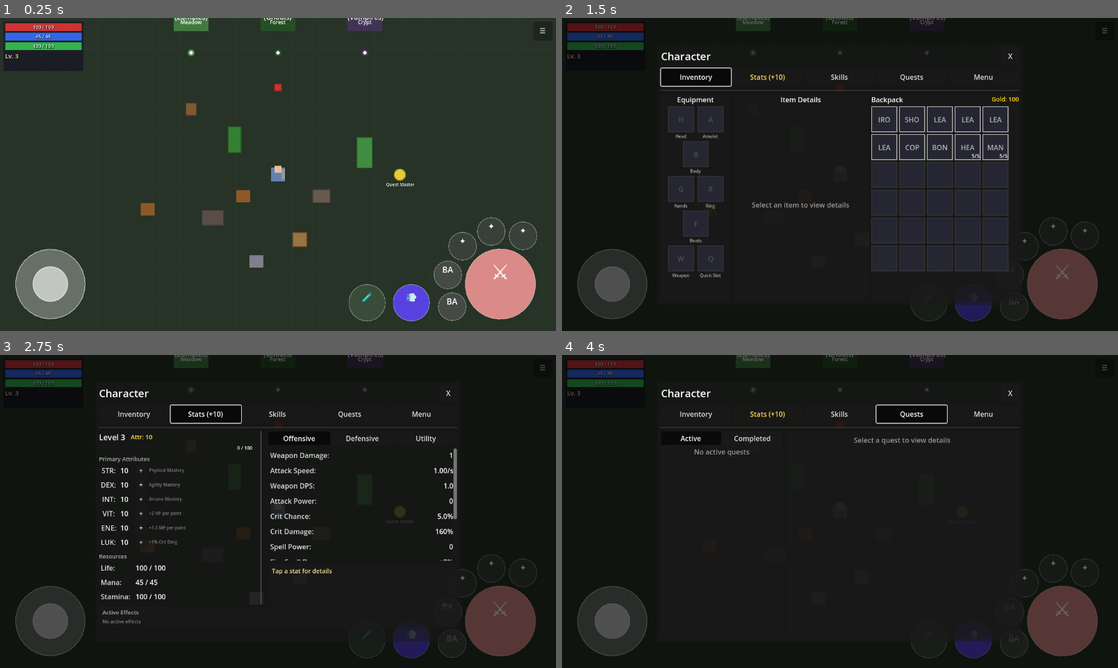
Above: before the commit, frames 1-4 (two rows, left to right).
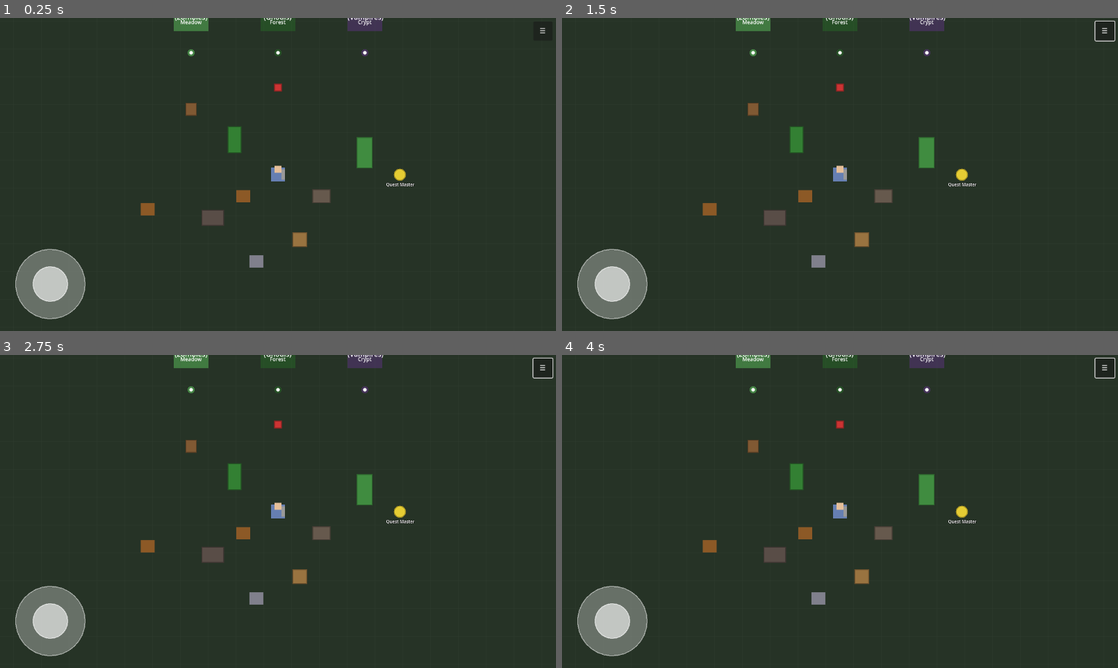
Above: after the commit, the same moments.

Repository: MatousHruska/MobileTestia
Game: Godot game, scene res://scenes/world/test_zone.tscn
Same seed, same stepped clock (60 frames per second), same inputs: the game is played once before the commit and once after it.
Inputs (mouse positions are in pixels of both pictures, inside the frame that each line leads up to):
- Up to frame 1 (0.25 s): no input
- Up to frame 2 (1.5 s): click "☰" at 0.5 s; click (695, 77) at 1.25 s, where only the run before the commit has a clickable "Inventory"
- Up to frame 3 (2.75 s): click (205, 414) at 2 s, where only the run before the commit has a clickable "Stats (+10)"
- Up to frame 4 (4 s): click (840, 414) at 2.75 s, where only the run before the commit has a clickable "Skills"; click (912, 414) at 3.5 s, where only the run before the commit has a clickable "Quests"

The runs differ from the first frame. In frame 1, 5.5% of the frame differs, in the area x 0-97%, y 1-97%; in frame 2, 84%; in frame 3, 97%; in frame 4, 98%, in the area x 0-100%, y 0-100%.
Error after the commit: Parse Error: Cannot infer the type of "final_damage" variable because the value doesn't have a set type. (res://scripts/ui/combat/combat_hud.gd:503)

Commit message:
Add database-driven weak shot for ranged skills
- Add min_charge_time, weak_shot_damage_percent, weak_shot_range_percent columns to Talents
- Update SkillDatabase.bas with new columns and export logic
- Update TalentData.gd to parse new fields (defaults: 0.5s, 30%, 30%)
- Modify CombatHUD to fire weak shot on quick tap instead of cancelling
- Basic Shot: tap for 30% damage/range, hold 0.5s+ for full power

Diff:
--- a/databases/exports/talents.json
+++ b/databases/exports/talents.json
@@ -31,7 +31,10 @@
       "description": "A simple weapon swing in front of you.",
       "rank_descriptions": "Deals 100% weapon damage.",
       "icon_name": "tal_basic_strike",
-      "required_weapon_category": "melee"
+      "required_weapon_category": "melee",
+      "min_charge_time": 0,
+      "weak_shot_damage_percent": 0,
+      "weak_shot_range_percent": 0
     },
     {
       "id": "tal_basic_shot",
@@ -64,7 +67,10 @@
       "description": "Fire an arrow at your target. Hold to aim and increase range.",
       "rank_descriptions": "Deals 100% weapon damage. Hold to charge for longer range.",
       "icon_name": "tal_basic_shot",
-      "required_weapon_category": "ranged"
+      "required_weapon_category": "ranged",
+      "min_charge_time": 0.5,
+      "weak_shot_damage_percent": 30,
+      "weak_shot_range_percent": 30
     }
   ]
 }
--- a/scripts/data/talent_data.gd
+++ b/scripts/data/talent_data.gd
@@ -78,6 +78,11 @@
 ## Required weapon category (melee, melee_1h, melee_2h, ranged, magic, or empty for any)
 @export var required_weapon_category: String = ""
 
+## Projectile charge settings (for hold-to-charge ranged skills)
+@export var min_charge_time: float = 0.5           # Min seconds to charge for full damage
+@export var weak_shot_damage_percent: float = 30.0 # Damage % for quick shot (0 = disabled)
+@export var weak_shot_range_percent: float = 30.0  # Range % for quick shot
+
 ## Legacy field (kept for backwards compatibility)
 @export var damage_per_point: float = 0.0
 
@@ -163,6 +168,11 @@
 
 	# Required weapon category
 	talent.required_weapon_category = data.get("required_weapon_category", "")
+
+	# Projectile charge settings
+	talent.min_charge_time = float(data.get("min_charge_time", 0.5))
+	talent.weak_shot_damage_percent = float(data.get("weak_shot_damage_percent", 30))
+	talent.weak_shot_range_percent = float(data.get("weak_shot_range_percent", 30))
 
 	# Legacy fields
 	talent.damage_per_point = float(data.get("damage_per_point", 0))
--- a/scripts/ui/combat/combat_hud.gd
+++ b/scripts/ui/combat/combat_hud.gd
@@ -32,8 +32,7 @@
 var aiming_talent: TalentData = null
 var aim_start_time: float = 0.0
 
-## Charge constants
-const MIN_CHARGE_TIME: float = 0.5      ## Minimum time to hold before shooting
+## Charge constants (min_charge_time is now database-driven per talent)
 const MAX_CHARGE_TIME: float = 2.0      ## Maximum charge time for full range
 const BASE_RANGE: float = 150.0         ## Range at minimum charge
 const MAX_RANGE: float = 300.0          ## Range at maximum charge
@@ -415,20 +414,33 @@
 	if not is_aiming or slot_index != aiming_slot_index:
 		return
 
-	# Check minimum charge time
-	if hold_duration < MIN_CHARGE_TIME:
-		Debug.log("Combat", "Charge too short, cancelled")
-		_cancel_aiming()
-		return
-
-	# Calculate charge progress (0-1)
-	var charge_progress := clampf((hold_duration - MIN_CHARGE_TIME) / (MAX_CHARGE_TIME - MIN_CHARGE_TIME), 0.0, 1.0)
-
-	# Calculate range based on charge
-	var effective_range := lerpf(BASE_RANGE, MAX_RANGE, charge_progress)
+	# Get charge settings from talent (database-driven)
+	var min_charge := aiming_talent.min_charge_time
+	var weak_damage_pct := aiming_talent.weak_shot_damage_percent
+	var weak_range_pct := aiming_talent.weak_shot_range_percent
+
+	var is_weak_shot := hold_duration < min_charge
+	var damage_multiplier := 1.0
+	var effective_range := MAX_RANGE
+
+	if is_weak_shot:
+		# Check if weak shot is enabled (damage > 0)
+		if weak_damage_pct <= 0:
+			Debug.log("Combat", "Charge too short, weak shot disabled")
+			_cancel_aiming()
+			return
+
+		# Fire weak shot with reduced damage and range
+		damage_multiplier = weak_damage_pct / 100.0
+		effective_range = MAX_RANGE * (weak_range_pct / 100.0)
+		Debug.log("Combat", "Weak shot fired", {"damage%": weak_damage_pct, "range%": weak_range_pct})
+	else:
+		# Calculate charge progress (0-1) for full shots
+		var charge_progress := clampf((hold_duration - min_charge) / (MAX_CHARGE_TIME - min_charge), 0.0, 1.0)
+		effective_range = lerpf(BASE_RANGE, MAX_RANGE, charge_progress)
 
 	# Fire the projectile
-	_fire_projectile(aiming_talent, aim_indicator.get_aim_direction(), effective_range, charge_progress)
+	_fire_projectile(aiming_talent, aim_indicator.get_aim_direction(), effective_range, damage_multiplier)
 
 	# Start cooldown
 	if aiming_talent.cooldown > 0 and slot_index >= 0 and slot_index < ability_slots.size():
@@ -468,14 +480,15 @@
 
 	aim_indicator.update_direction(aim_dir)
 
-	# Update charge progress
+	# Update charge progress (use talent's min_charge_time)
 	var current_time := Time.get_ticks_msec() / 1000.0
 	var hold_duration := current_time - aim_start_time
-	var charge_progress := clampf((hold_duration - MIN_CHARGE_TIME) / (MAX_CHARGE_TIME - MIN_CHARGE_TIME), 0.0, 1.0)
+	var min_charge := aiming_talent.min_charge_time if aiming_talent else 0.5
+	var charge_progress := clampf((hold_duration - min_charge) / (MAX_CHARGE_TIME - min_charge), 0.0, 1.0)
 	aim_indicator.update_charge(charge_progress)
 
 
-func _fire_projectile(talent: TalentData, direction: Vector2, range_dist: float, charge_progress: float) -> void:
+func _fire_projectile(talent: TalentData, direction: Vector2, range_dist: float, damage_multiplier: float) -> void:
 	## Fire a projectile in the given direction
 	if not player:
 		return
@@ -484,19 +497,20 @@
 	if talent.stamina_cost > 0:
 		PlayerStats.use_stamina(talent.stamina_cost)
 
-	# Calculate damage
+	# Calculate damage with multiplier (for weak shots)
 	var invested := TalentManager.get_invested_points(talent.id)
 	var damage_result := DamageCalculator.calculate_final_damage(talent, invested)
+	var final_damage := damage_result.final_damage * damage_multiplier
 
 	# Create projectile
 	var projectile: Area2D = ProjectileClass.create_arrow()
 	projectile.max_range = range_dist
-	projectile.damage = damage_result.final_damage
+	projectile.damage = final_damage
 	projectile.damage_type = _get_damage_type_string(talent.damage_type_id)
 	projectile.source = player
 
-	# Speed multiplier based on charge
-	var speed_mult := lerpf(0.8, 1.2, charge_progress)
+	# Speed multiplier based on damage (weak shots are slower)
+	var speed_mult := lerpf(0.7, 1.0, damage_multiplier)
 
 	# Add to world
 	if player.get_parent():
@@ -513,8 +527,9 @@
 	Debug.log("Combat", "Fired projectile: %s" % talent.talent_name, {
 		"direction": direction,
 		"range": range_dist,
-		"damage": int(damage_result.final_damage),
-		"crit": damage_result.is_critical
+		"damage": int(final_damage),
+		"crit": damage_result.is_critical,
+		"multiplier": damage_multiplier
 	})
 
 
Not shown, changed: databases/vba/SkillDatabase.bas
